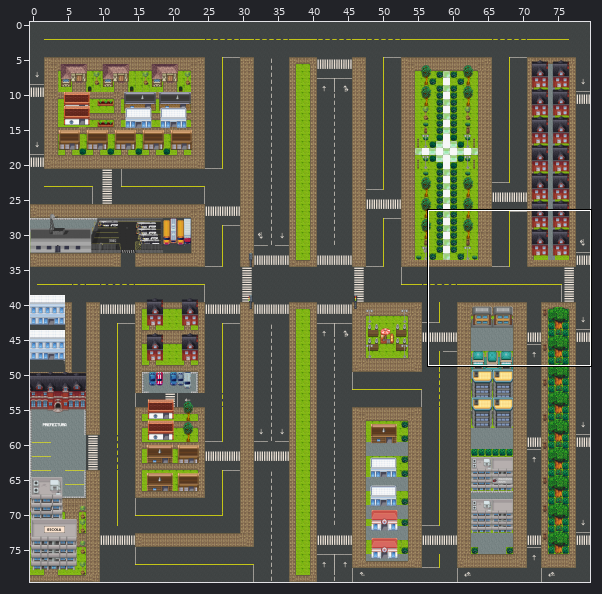
A Tiled map gets an edit: files/tileset/map.tmx. Above, an overview of the earlier version with the close-up marked.
Close-up. Before the commit:
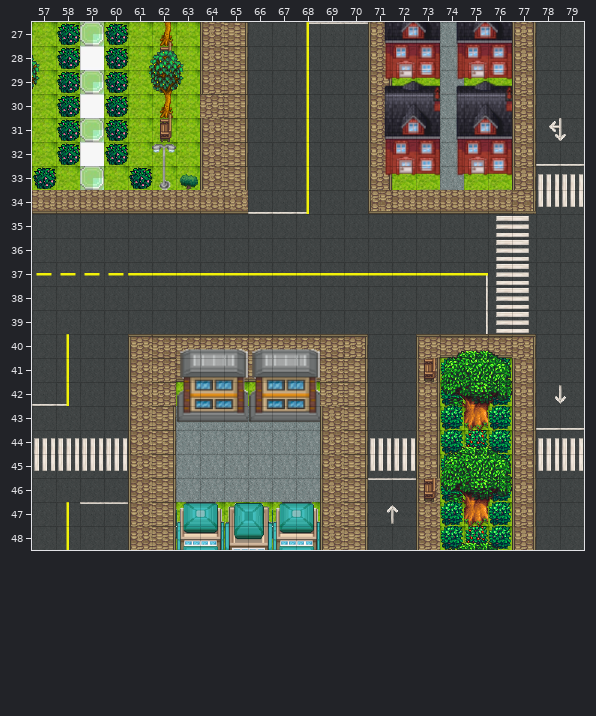
Cells are 32x32 px. Shown: x 57..79, y 27..48. The commit also changed other parts of the map, which this record leaves out.
And afterwards:
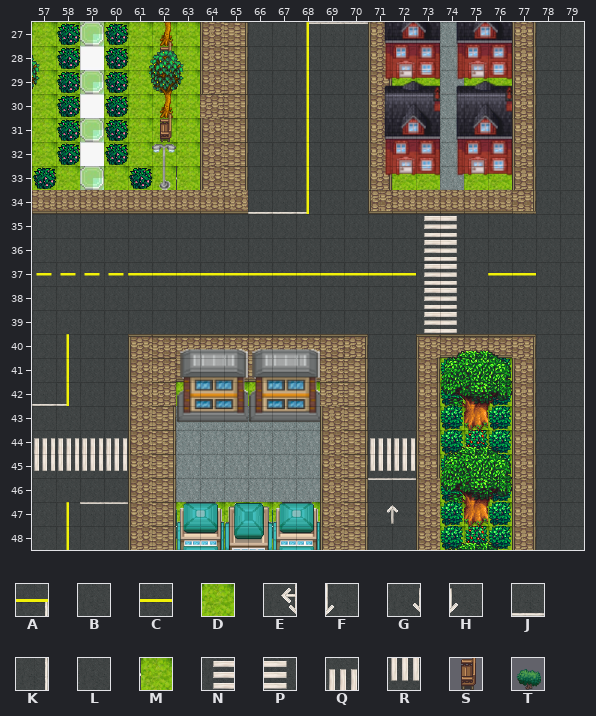
Key: from "tileset": A 1208, B 1210, C 1211, D 1217, E 1444, F 1445, G 1564, H 1565, J 1683, K 1800, L 1920, M 1927, N 2044, P 2045, Q 2046, R 2166, S 3870, T 6618.
_ is an empty cell, # one hidden under a higher layer.
From old to new:
Layer "Piso":
y 31: x 78..79 EF -> LL
y 32: x 78..79 JJ -> LL
y 33: x 63 D -> #; x 78..79 QQ -> LL
y 34: x 78..79 RR -> LL
y 35..36: x 73..74 BB -> NP; x 76..77 NP -> LL
y 37: x 73..77 CCANP -> NPLCC
y 38..39: x 73..77 BBKNP -> NPLLL
y 42: x 78..79 GH -> LL
y 43: x 78..79 JJ -> LL
y 44: x 78..79 QQ -> LL
y 45: x 78..79 RR -> LL
Layer "Colisao":
y 33: x 63 T -> M
y 41: x 73 S -> _
y 46: x 73 S -> _
